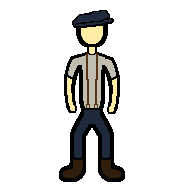
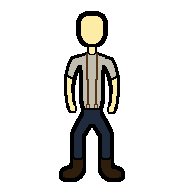
Two versions of the same layered image (184x184). Layer-by-layer changes:
added layer "porter #0" in group "european worker" over [left=72, top=11, right=114, bottom=28]
hid "euro worker #2", moved it above "euro worker #1" over [left=72, top=10, right=114, bottom=28]
